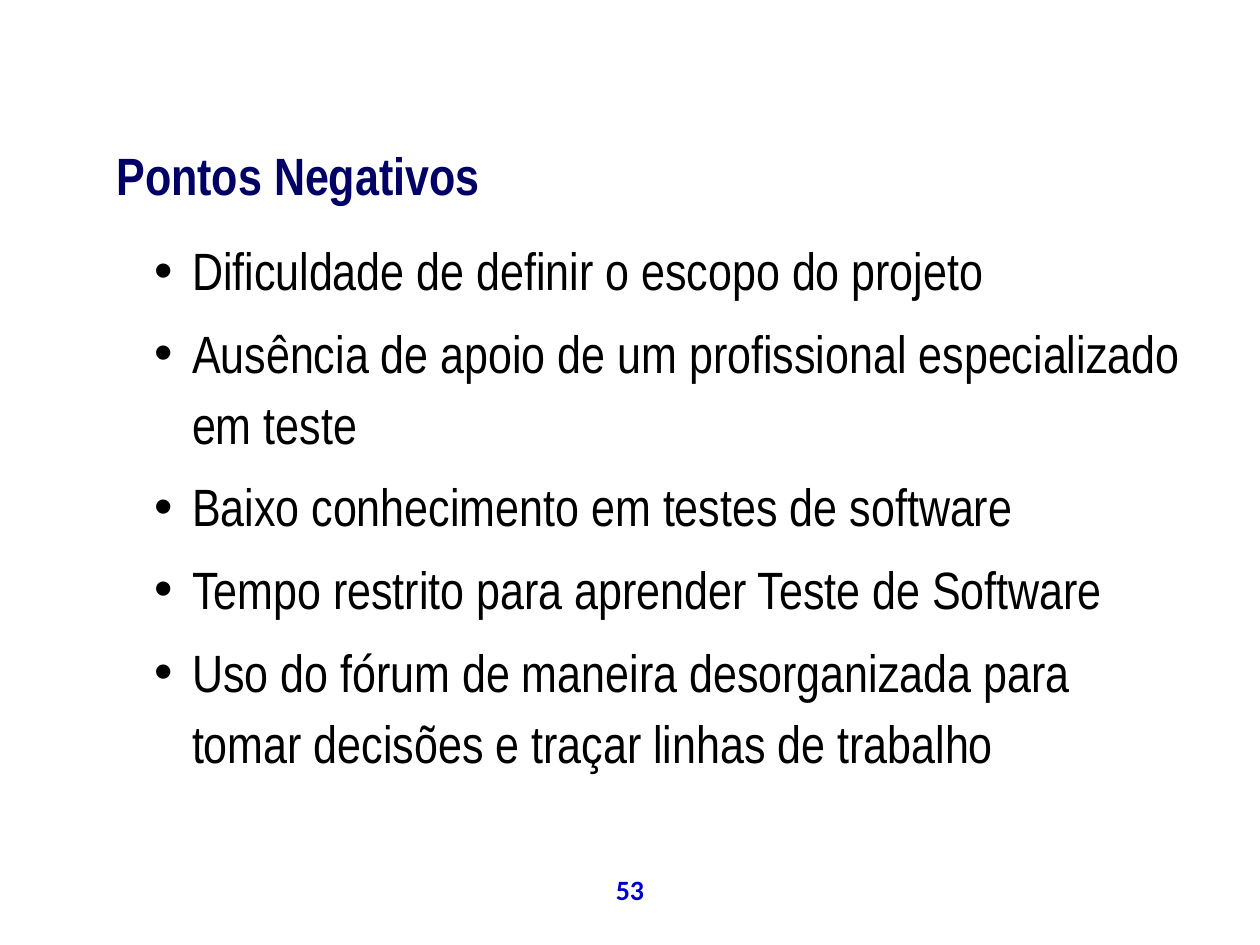
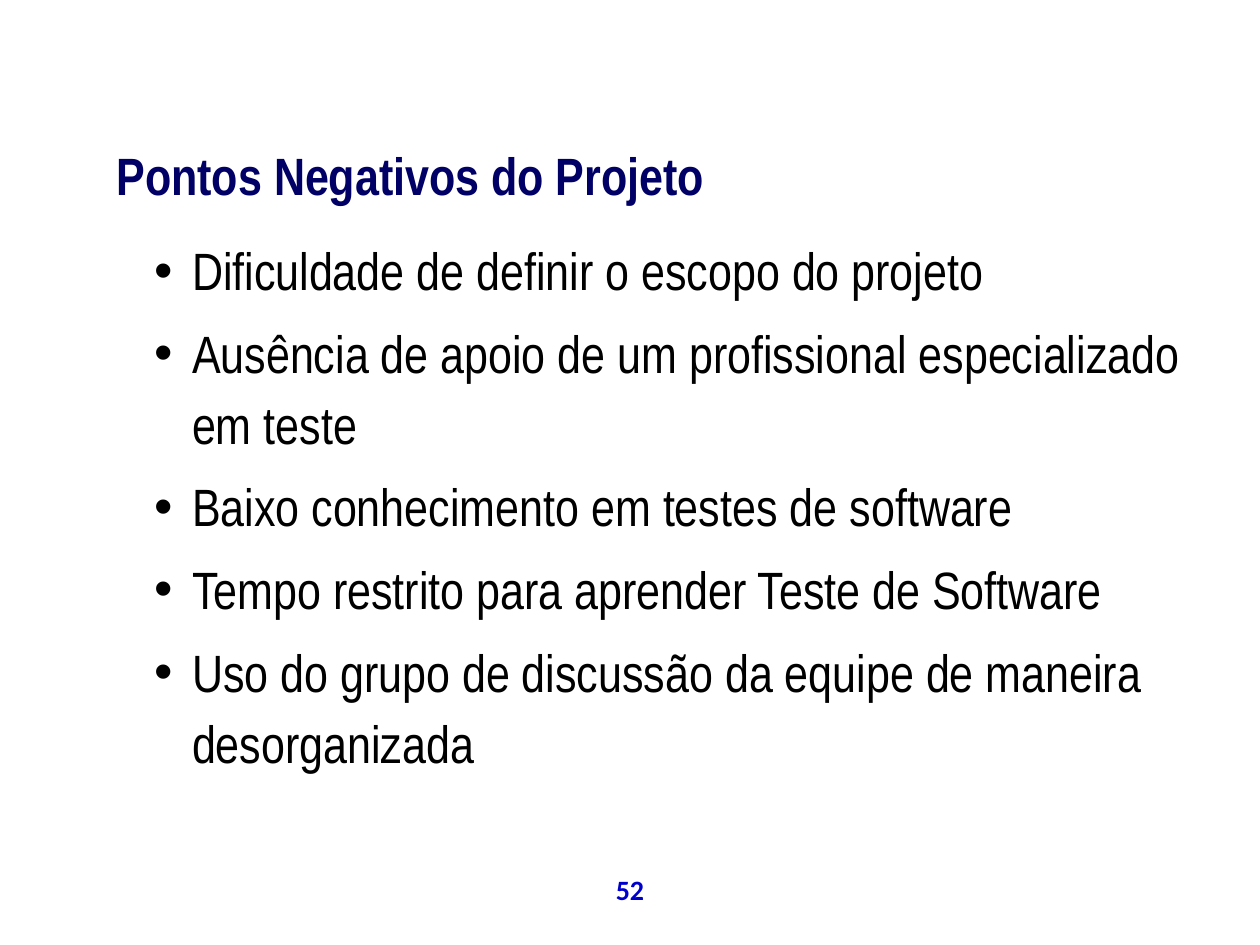
Before and after one commit to theoziran/sislodim, a slide deck: slide 52 of documentos/ProjetoPSA/Apresentação Final.ppt (slide 53 before the commit). Drawn at 1260x945 pixels with LibreOffice and Linux fonts; fonts in the diff are those of the drawing; background and template pictures are left out. Boxes give left, top, right and bottom in pixels: in the first picture for what was removed or moved away, otherwise in the second. Text is boxed around its words. In the diff, an @@ line names an element or a change of style, - is before the commit and + after.

```diff
--- a/documentos/ProjetoPSA/Apresentação Final.ppt
+++ b/documentos/ProjetoPSA/Apresentação Final.ppt
@@ text at [116, 157, 704, 206]: text changed @@
-Pontos Negativos
+Pontos Negativos do Projeto
@@ text at [192, 654, 1141, 773]: text changed @@
-  • Uso do fórum de maneira desorganizada para tomar decisões e traçar linhas de trabalho
+  • Uso do grupo de discussão da equipe de maneira desorganizada
@@ page number at [616, 881, 644, 900]: text changed @@
-53
+52
```
Also in this commit, not shown: 34 other slides changed, 21 slides added, 21 slides removed.
